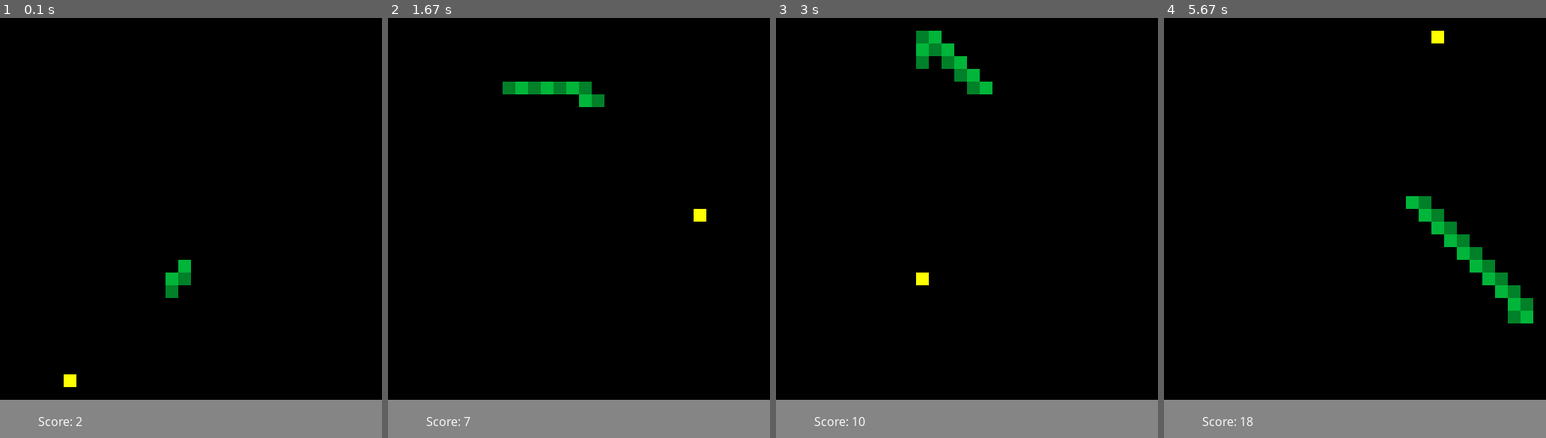
Above: before the commit, frames 1-4 (left to right).
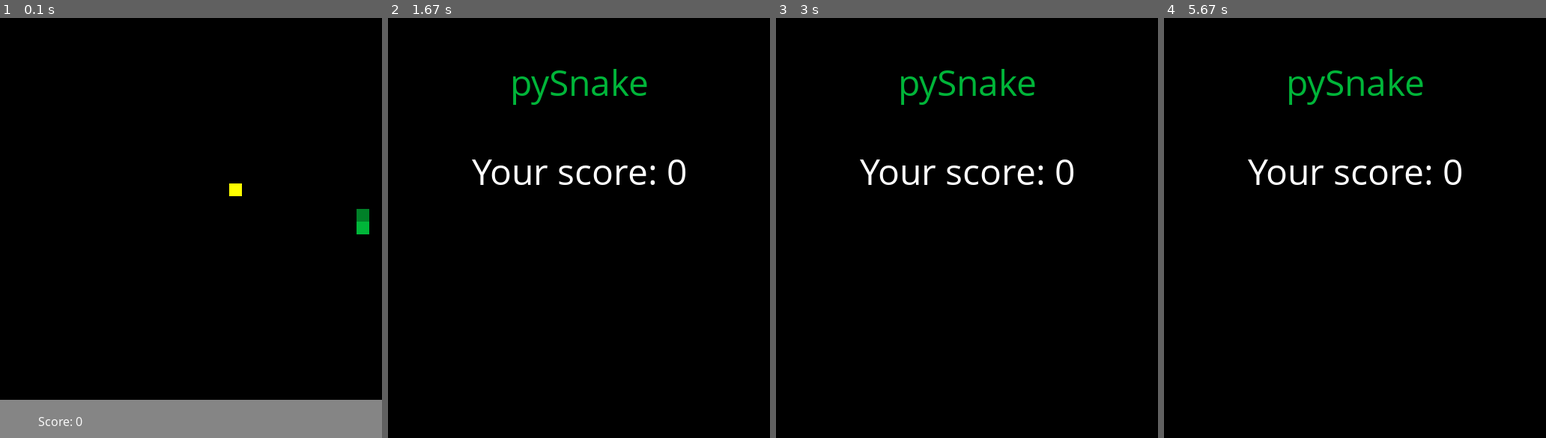
Above: after the commit, the same moments.

Repository: Nuytemans-Dieter/pySnake
Game: pygame game, started from pysnake.py
The game is run twice, just before and just after one commit, with the same random seed, the same clock (stepped at 60 frames per second) and the same inputs.
Inputs:
- Up to frame 1 (0.1 s): no input
- Up to frame 2 (1.67 s): hold Right 0.33-0.8 s
- Up to frame 3 (3 s): no input
- Up to frame 4 (5.67 s): no input

The runs differ from the first frame. In frame 1, 0.8% of the frame differs, in the area x 16-97%, y 39-98%; in frame 2, 11%; in frame 3, 12%; in frame 4, 13%, in the area x 0-100%, y 3-100%.

Commit message:
Implement high scores

Diff:
--- /dev/null
+++ b/high_scores.py
@@ -0,0 +1,44 @@
+class High_Scores:
+
+    MAX_NUM_HIGHSCORES = 5
+
+    high_scores = []
+
+    def __init__(self):
+        self.read_highscores()
+
+
+    def add_highscore(self, new_score):
+        # Add right away if the max number of high scores was not exceeded
+        if len(self.high_scores) < self.MAX_NUM_HIGHSCORES:
+            self.high_scores.append(new_score)
+        else:
+            # Sort: smallest first
+            self.high_scores.sort()
+            for score in self.high_scores:
+                if new_score > score:
+                    self.high_scores.remove(score)
+                    self.high_scores.append(new_score)
+                    return True
+        return False
+
+
+    def get_highscores(self):
+        # Sort: largest first
+        self.high_scores.sort(reverse=True)
+        return self.high_scores
+
+
+    def write_highscores(self):
+        file = open("highscores.txt", "w")
+        for score in self.high_scores:
+            line = str(score) + "\n"
+            file.write(line)
+        file.close()
+
+
+    def read_highscores(self):
+        file = open("highscores.txt", "r")
+        for score in file:
+            if score is not None:
+                self.add_highscore(int(score))
--- a/pysnake.py
+++ b/pysnake.py
@@ -7,11 +7,12 @@
 from move_input.basic_agent import BasicAgent
 from move_input.better_agent import BetterAgent
 from move_input.user_input import UserAgent
+from high_scores import High_Scores
 import time
 
 class pySnake:
 
-    TIME_PER_FRAME = 0.01        # The time (in seconds) that one step should ideally take
+    TIME_PER_FRAME = 0.1        # The time (in seconds) that one step should ideally take
 
     def __init__(self):
         print("Initializing game...")
@@ -23,12 +24,14 @@
         # Choose gameplay input
         #agent = RandomAgent()       # This agent selects a random possible move
         #agent = BasicAgent()        # This agent selects a move closer to the dot
-        agent = BetterAgent()       # This agent selects a move closer to the dot, but farther from its tail and the edge
-        #agent = UserAgent()         # This records and processes user input
+        #agent = BetterAgent()       # This agent selects a move closer to the dot, but farther from its tail and the edge
+        agent = UserAgent()         # This records and processes user input
 
         # Choose a visualizer
         #visualizer = BoardPrinter() # Select a visualiser (terminal)
         visualizer = BoardDrawer()  # Select a visualiser (view screen)
+
+        high_scores = High_Scores()
 
         while (isPlaying):
             start = time.time()
@@ -55,6 +58,10 @@
             if frame_time > 0 and sleep_time > 0:
                 time.sleep( sleep_time )
 
+        # Update high scores and save them
+        high_scores.add_highscore(board.score)
+        high_scores.write_highscores()
+
         is_watching_score = True
         while is_watching_score:
 
Empty file added: highscores.txt
